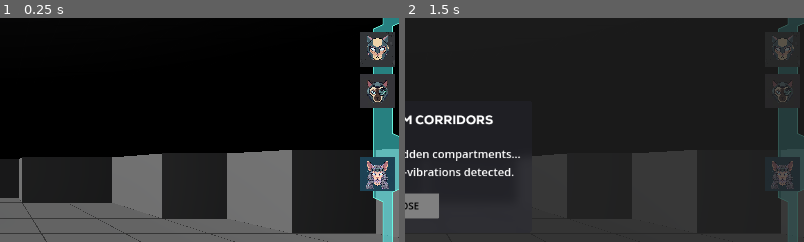
Above: before the commit, frames 1-2 (left to right).
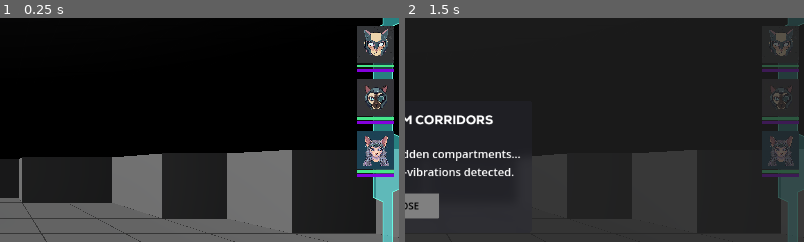
Above: after the commit, the same moments.

Repository: huement/cotu
Game: Godot game, scene res://Scenes/world.tscn
Same seed, same stepped clock (60 frames per second), same inputs: the game is played once before the commit and once after it.
Inputs (mouse positions are % of the whole screen's width and height, from its top left):
- Up to frame 1 (0.25 s): no input
- Up to frame 2 (1.5 s): click (3, 94) at 0.5 s; click (9, 94) at 1.25 s
The pictures show only the part of the screen within x 50-100%, y 17-67%; the shares and areas given below are measured in that part.

The runs differ from the first frame. In frame 1, 4.9% of the frame differs, in the area x 89-99%, y 3-78%; in frame 2, 2.2%.

Commit message:
fix: fixes to ui across world + battle mode. UI is now correctly showing progress bars

Diff:
--- a/Scenes/UI/BattleHUD.tscn
+++ b/Scenes/UI/BattleHUD.tscn
@@ -139,15 +139,24 @@
 theme_override_constants/separation = 10
 
 [node name="Party0" parent="PartyLeft" instance=ExtResource("7_s15b2")]
-layout_mode = 2
+custom_minimum_size = Vector2(78, 102)
+layout_mode = 2
+portrait_size = Vector2(78, 78)
+bar_height = 8.0
 
 [node name="Party1" parent="PartyLeft" instance=ExtResource("7_s15b2")]
+custom_minimum_size = Vector2(78, 102)
 layout_mode = 2
 slot_index = 1
+portrait_size = Vector2(78, 78)
+bar_height = 8.0
 
 [node name="Party2" parent="PartyLeft" instance=ExtResource("7_s15b2")]
+custom_minimum_size = Vector2(78, 102)
 layout_mode = 2
 slot_index = 2
+portrait_size = Vector2(78, 78)
+bar_height = 8.0
 
 [node name="PartyRight" type="VBoxContainer" parent="."]
 unique_name_in_owner = true
@@ -165,16 +174,25 @@
 theme_override_constants/separation = 10
 
 [node name="Party3" parent="PartyRight" instance=ExtResource("7_s15b2")]
+custom_minimum_size = Vector2(78, 102)
 layout_mode = 2
 slot_index = 3
+portrait_size = Vector2(78, 78)
+bar_height = 8.0
 
 [node name="Party4" parent="PartyRight" instance=ExtResource("7_s15b2")]
+custom_minimum_size = Vector2(78, 102)
 layout_mode = 2
 slot_index = 4
+portrait_size = Vector2(78, 78)
+bar_height = 8.0
 
 [node name="Party5" parent="PartyRight" instance=ExtResource("7_s15b2")]
+custom_minimum_size = Vector2(78, 102)
 layout_mode = 2
 slot_index = 5
+portrait_size = Vector2(78, 78)
+bar_height = 8.0
 
 [node name="ActionBar" type="HBoxContainer" parent="."]
 layout_mode = 1
--- a/Scenes/UI/PartySlotPortrait.tscn
+++ b/Scenes/UI/PartySlotPortrait.tscn
@@ -1,58 +1,77 @@
-[gd_scene load_steps=5 format=3 uid="uid://yo001sb3lbfp"]
+[gd_scene load_steps=7 format=3 uid="uid://yo001sb3lbfp"]
 
 [ext_resource type="Script" uid="uid://cjuypfilihv7d" path="res://Scripts/UI/party_slot_portrait.gd" id="1_ux4tg"]
 [ext_resource type="Texture2D" uid="uid://ckuqgesrygqgq" path="res://ui/BATTLE/portraitFrame.png" id="2_eysv2"]
 
 [sub_resource type="StyleBoxFlat" id="StyleBoxFlat_ux4tg"]
-bg_color = Color(0.15487596, 0.154876, 0.15487596, 1)
+bg_color = Color(0.154876, 0.154876, 0.154876, 1)
+
+[sub_resource type="StyleBoxFlat" id="StyleBoxFlat_5i4px"]
+bg_color = Color(0.2754111, 0.9034853, 0.53732586, 1)
+
+[sub_resource type="StyleBoxFlat" id="StyleBoxFlat_5ne87"]
+bg_color = Color(0.5176471, 0, 0.8666667, 1)
 
 [sub_resource type="StyleBoxFlat" id="StyleBoxFlat_eysv2"]
-bg_color = Color(0.2754111, 0.9034853, 0.53732586, 1)
+bg_color = Color(0.1254902, 0.7764706, 0.972549, 1)
 
 [node name="PartySlotPortrait" type="PanelContainer"]
 clip_contents = true
-custom_minimum_size = Vector2(76, 90)
+custom_minimum_size = Vector2(48, 60)
+offset_right = 48.0
+offset_bottom = 66.0
 script = ExtResource("1_ux4tg")
 
-[node name="VBoxContainer" type="VBoxContainer" parent="."]
+[node name="ContentVBox" type="VBoxContainer" parent="."]
+unique_name_in_owner = true
+custom_minimum_size = Vector2(48, 0)
 layout_mode = 2
+theme_override_constants/separation = 2
 
-[node name="PortraitFrame" type="TextureRect" parent="VBoxContainer"]
+[node name="PortraitFrame" type="TextureRect" parent="ContentVBox"]
+unique_name_in_owner = true
+custom_minimum_size = Vector2(48, 48)
 layout_mode = 2
+size_flags_horizontal = 0
+size_flags_vertical = 0
 texture = ExtResource("2_eysv2")
-
-[node name="PortraitTexture" type="TextureRect" parent="VBoxContainer/PortraitFrame"]
-unique_name_in_owner = true
-custom_minimum_size = Vector2(76, 76)
-layout_mode = 0
-offset_right = 40.0
-offset_bottom = 40.0
 expand_mode = 1
 stretch_mode = 5
 
-[node name="HPBar" type="ProgressBar" parent="VBoxContainer"]
+[node name="PortraitTexture" type="TextureRect" parent="ContentVBox/PortraitFrame"]
 unique_name_in_owner = true
-custom_minimum_size = Vector2(0, 15)
+layout_mode = 1
+anchors_preset = 15
+anchor_right = 1.0
+anchor_bottom = 1.0
+grow_horizontal = 2
+grow_vertical = 2
+expand_mode = 1
+stretch_mode = 5
+
+[node name="HPBar" type="ProgressBar" parent="ContentVBox"]
+unique_name_in_owner = true
+custom_minimum_size = Vector2(48, 4)
+layout_mode = 2
+theme_override_font_sizes/font_size = 10
+theme_override_styles/background = SubResource("StyleBoxFlat_ux4tg")
+theme_override_styles/fill = SubResource("StyleBoxFlat_5i4px")
+show_percentage = false
+
+[node name="MPBar" type="ProgressBar" parent="ContentVBox"]
+unique_name_in_owner = true
+custom_minimum_size = Vector2(48, 4)
+layout_mode = 2
+theme_override_font_sizes/font_size = 10
+theme_override_styles/background = SubResource("StyleBoxFlat_ux4tg")
+theme_override_styles/fill = SubResource("StyleBoxFlat_5ne87")
+show_percentage = false
+
+[node name="ATBBar" type="ProgressBar" parent="ContentVBox"]
+unique_name_in_owner = true
+custom_minimum_size = Vector2(48, 4)
 layout_mode = 2
 theme_override_font_sizes/font_size = 10
 theme_override_styles/background = SubResource("StyleBoxFlat_ux4tg")
 theme_override_styles/fill = SubResource("StyleBoxFlat_eysv2")
 show_percentage = false
-
-[node name="MPBar" type="ProgressBar" parent="VBoxContainer"]
-unique_name_in_owner = true
-custom_minimum_size = Vector2(0, 15)
-layout_mode = 2
-theme_override_font_sizes/font_size = 10
-theme_override_styles/background = SubResource("StyleBoxFlat_ux4tg")
-theme_override_styles/fill = SubResource("StyleBoxFlat_eysv2")
-show_percentage = false
-
-[node name="ATBBar" type="ProgressBar" parent="VBoxContainer"]
-unique_name_in_owner = true
-custom_minimum_size = Vector2(0, 15)
-layout_mode = 2
-theme_override_font_sizes/font_size = 10
-theme_override_styles/background = SubResource("StyleBoxFlat_ux4tg")
-theme_override_styles/fill = SubResource("StyleBoxFlat_eysv2")
-show_percentage = false
--- a/Scenes/world.tscn
+++ b/Scenes/world.tscn
@@ -6,9 +6,9 @@
 [ext_resource type="Texture2D" uid="uid://dn0f5ac8pbppq" path="res://ui/HUD/sidebar.png" id="2_ikia7"]
 [ext_resource type="Texture2D" uid="uid://ccjl04lnxg00i" path="res://ui/HUD/topbar.png" id="3_7yui6"]
 [ext_resource type="Texture2D" uid="uid://btil8atds3nsj" path="res://ui/minimap-indicator.png" id="3_o06y3"]
+[ext_resource type="PackedScene" uid="uid://yo001sb3lbfp" path="res://Scenes/UI/PartySlotPortrait.tscn" id="4_i4fjy"]
 [ext_resource type="Texture2D" uid="uid://6q4bmnpuwq3m" path="res://ui/HUD/minimap_bg_sm.png" id="4_ikia7"]
 [ext_resource type="Texture2D" uid="uid://dte7juxkf8grr" path="res://ui/HUD/search-btn.png" id="4_t2t4p"]
-[ext_resource type="Script" uid="uid://b0jehqupuhf2c" path="res://Scripts/slot_portrait.gd" id="4_yq1aw"]
 [ext_resource type="Texture2D" uid="uid://dfx0p2jk0ynh3" path="res://ui/HUD/search-hover.png" id="5_0pcbe"]
 [ext_resource type="PackedScene" uid="uid://day7k6mxl84p1" path="res://Scenes/dungeon_map.tscn" id="5_5ukr8"]
 [ext_resource type="Script" uid="uid://cbry5h6ur7nue" path="res://Scripts/MapManager.gd" id="5_fo5ed"]
@@ -67,71 +67,75 @@
 [node name="RightSidebarAnchor" type="Control" parent="HUD/MainHUDLayout"]
 unique_name_in_owner = true
 anchors_preset = 0
-offset_left = 1096.0
-offset_top = 130.0
+offset_left = 1064.0
+offset_top = 86.0
 offset_right = 1146.0
-offset_bottom = 486.0
+offset_bottom = 641.0
 
 [node name="PartyContainer" type="VBoxContainer" parent="HUD/MainHUDLayout/RightSidebarAnchor"]
 unique_name_in_owner = true
-layout_mode = 0
-offset_right = 50.0
-offset_bottom = 333.0
+layout_mode = 1
+anchors_preset = -1
+anchor_left = 0.34100002
+anchor_top = 0.063
+anchor_right = 0.34100002
+anchor_bottom = 0.063
+offset_left = 0.0379982
+offset_top = 0.034999847
+offset_right = 54.038
+offset_bottom = 520.035
 theme_override_constants/separation = 10
 
-[node name="Slot0_Portrait" type="TextureRect" parent="HUD/MainHUDLayout/RightSidebarAnchor/PartyContainer"]
-unique_name_in_owner = true
-texture_filter = 1
-custom_minimum_size = Vector2(50, 50)
-layout_mode = 2
-expand_mode = 1
-stretch_mode = 5
-script = ExtResource("4_yq1aw")
-
-[node name="Slot1_Portrait" type="TextureRect" parent="HUD/MainHUDLayout/RightSidebarAnchor/PartyContainer"]
-unique_name_in_owner = true
-texture_filter = 1
-custom_minimum_size = Vector2(50, 50)
-layout_mode = 2
-expand_mode = 1
-stretch_mode = 5
-script = ExtResource("4_yq1aw")
-
-[node name="Slot2_Portrait" type="TextureRect" parent="HUD/MainHUDLayout/RightSidebarAnchor/PartyContainer"]
-unique_name_in_owner = true
-texture_filter = 1
-custom_minimum_size = Vector2(50, 50)
-layout_mode = 2
-expand_mode = 1
-stretch_mode = 5
-script = ExtResource("4_yq1aw")
-
-[node name="Slot3_Portrait" type="TextureRect" parent="HUD/MainHUDLayout/RightSidebarAnchor/PartyContainer"]
-unique_name_in_owner = true
-texture_filter = 1
-custom_minimum_size = Vector2(50, 50)
-layout_mode = 2
-expand_mode = 1
-stretch_mode = 5
-script = ExtResource("4_yq1aw")
-
-[node name="Slot4_Portrait" type="TextureRect" parent="HUD/MainHUDLayout/RightSidebarAnchor/PartyContainer"]
-unique_name_in_owner = true
-texture_filter = 1
-custom_minimum_size = Vector2(50, 50)
-layout_mode = 2
-expand_mode = 1
-stretch_mode = 5
-script = ExtResource("4_yq1aw")
-
-[node name="Slot5_Portrait" type="TextureRect" parent="HUD/MainHUDLayout/RightSidebarAnchor/PartyContainer"]
-unique_name_in_owner = true
-texture_filter = 1
-custom_minimum_size = Vector2(50, 50)
-layout_mode = 2
-expand_mode = 1
-stretch_mode = 5
-script = ExtResource("4_yq1aw")
+[node name="Slot0_Portrait" parent="HUD/MainHUDLayout/RightSidebarAnchor/PartyContainer" instance=ExtResource("4_i4fjy")]
+unique_name_in_owner = true
+custom_minimum_size = Vector2(54, 62)
+layout_mode = 2
+portrait_size = Vector2(54, 54)
+show_atb_bar = false
+
+[node name="Slot1_Portrait" parent="HUD/MainHUDLayout/RightSidebarAnchor/PartyContainer" instance=ExtResource("4_i4fjy")]
+unique_name_in_owner = true
+custom_minimum_size = Vector2(54, 62)
+layout_mode = 2
+slot_index = 1
+portrait_size = Vector2(54, 54)
+show_atb_bar = false
+
+[node name="Slot2_Portrait" parent="HUD/MainHUDLayout/RightSidebarAnchor/PartyContainer" instance=ExtResource("4_i4fjy")]
+unique_name_in_owner = true
+custom_minimum_size = Vector2(54, 62)
+layout_mode = 2
+slot_index = 2
+portrait_size = Vector2(54, 54)
+show_atb_bar = false
+
+[node name="Slot3_Portrait" parent="HUD/MainHUDLayout/RightSidebarAnchor/PartyContainer" instance=ExtResource("4_i4fjy")]
+unique_name_in_owner = true
+custom_minimum_size = Vector2(54, 62)
+layout_mode = 2
+slot_index = 3
+portrait_size = Vector2(54, 54)
+show_atb_bar = false
+
+[node name="Slot4_Portrait" parent="HUD/MainHUDLayout/RightSidebarAnchor/PartyContainer" instance=ExtResource("4_i4fjy")]
+unique_name_in_owner = true
+custom_minimum_size = Vector2(54, 62)
+layout_mode = 2
+size_flags_horizontal = 0
+size_flags_vertical = 0
+slot_index = 4
+portrait_size = Vector2(54, 54)
+show_atb_bar = false
+
+[node name="Slot5_Portrait" parent="HUD/MainHUDLayout/RightSidebarAnchor/PartyContainer" instance=ExtResource("4_i4fjy")]
+unique_name_in_owner = true
+custom_minimum_size = Vector2(54, 62)
+layout_mode = 2
+size_flags_horizontal = 0
+size_flags_vertical = 0
+slot_index = 5
+portrait_size = Vector2(54, 54)
+show_atb_bar = false
 
 [node name="ActionBarAnchor" type="Control" parent="HUD/MainHUDLayout"]
 unique_name_in_owner = true
--- a/Scripts/UI/party_slot_portrait.gd
+++ b/Scripts/UI/party_slot_portrait.gd
@@ -1,24 +1,105 @@
-# res://Scripts/UI/party_slot_portrait.gd
+@tool
 class_name PartySlotPortrait
 extends Control
 
+# ==============================================================================
+# 1. EXPORTED CONFIGURATION
+# ==============================================================================
 @export var slot_index: int = 0
-@export var slot_size: Vector2 = Vector2(76.0, 76.0)
 
+@export_group("Layout & Dimensions")
+## Target pixel dimensions for the cat portrait image frame
+@export var portrait_size: Vector2 = Vector2(48.0, 48.0):
+	set(value):
+		portrait_size = value
+		_apply_layout_settings()
+
+## Vertical thickness (in pixels) for status bars
+@export var bar_height: float = 4.0:
+	set(value):
+		bar_height = value
+		_apply_layout_settings()
+
+@export_group("Feature Toggles")
+@export var show_atb_bar: bool = true:
+	set(value):
+		show_atb_bar = value
+		_apply_layout_settings()
+
+@export var show_mp_bar: bool = true:
+	set(value):
+		show_mp_bar = value
+		_apply_layout_settings()
+
+
+# ==============================================================================
+# 2. NODE REFERENCES (% SceneUniqueNodes)
+# ==============================================================================
+@onready var content_vbox: VBoxContainer = %ContentVBox as VBoxContainer
+@onready var portrait_frame: TextureRect = %PortraitFrame as TextureRect
 @onready var portrait_texture: TextureRect = %PortraitTexture as TextureRect
 @onready var hp_bar: ProgressBar = %HPBar as ProgressBar
 @onready var mp_bar: ProgressBar = %MPBar as ProgressBar
 @onready var atb_bar: ProgressBar = %ATBBar as ProgressBar
 
-var bound_character: CatCharacter = null
 
+# ==============================================================================
+# 3. DYNAMIC SIZING & LAYOUT
+# ==============================================================================
 func _ready() -> void:
-	_configure_texture_scaling()
+	_apply_layout_settings()
 
-	if hp_bar: hp_bar.show_percentage = false
-	if mp_bar: mp_bar.show_percentage = false
-	if atb_bar: atb_bar.show_percentage = false
+	if not Engine.is_editor_hint():
+		_connect_signal_listeners()
 
+## Dynamically resizes frame, portrait, and status bars to matching widths
+func _apply_layout_settings() -> void:
+	# Tool-safe lookups prevent null errors in Editor Viewport
+	var vbox: VBoxContainer = content_vbox if content_vbox else get_node_or_null("%ContentVBox") as VBoxContainer
+	var frame_node: TextureRect = portrait_frame if portrait_frame else get_node_or_null("%PortraitFrame") as TextureRect
+	var p_rect: TextureRect = portrait_texture if portrait_texture else get_node_or_null("%PortraitTexture") as TextureRect
+	var h_bar: ProgressBar = hp_bar if hp_bar else get_node_or_null("%HPBar") as ProgressBar
+	var m_bar: ProgressBar = mp_bar if mp_bar else get_node_or_null("%MPBar") as ProgressBar
+	var a_bar: ProgressBar = atb_bar if atb_bar else get_node_or_null("%ATBBar") as ProgressBar
+
+	# 1. Size Background Frame & Cat Portrait
+	if frame_node:
+		frame_node.expand_mode = TextureRect.EXPAND_IGNORE_SIZE
+		frame_node.stretch_mode = TextureRect.STRETCH_KEEP_ASPECT_CENTERED
+		frame_node.custom_minimum_size = portrait_size
+
+	if p_rect:
+		p_rect.expand_mode = TextureRect.EXPAND_IGNORE_SIZE
+		p_rect.stretch_mode = TextureRect.STRETCH_KEEP_ASPECT_CENTERED
+
+	# 2. Size Status Bars (Width locks strictly to portrait_size.x)
+	if h_bar:
+		h_bar.show_percentage = false
+		h_bar.custom_minimum_size = Vector2(portrait_size.x, bar_height)
+
+	if m_bar:
+		m_bar.show_percentage = false
+		m_bar.custom_minimum_size = Vector2(portrait_size.x, bar_height)
+		m_bar.visible = show_mp_bar
+
+	if a_bar:
+		a_bar.show_percentage = false
+		a_bar.custom_minimum_size = Vector2(portrait_size.x, bar_height)
+		a_bar.visible = show_atb_bar
+
+	# 3. Constrain Main VBox Container
+	if vbox:
+		vbox.custom_minimum_size = Vector2(portrait_size.x, 0.0)
+
+	# 4. Calculate total height for root Control node
+	var total_height: float = portrait_size.y + bar_height
+	if show_mp_bar: total_height += bar_height
+	if show_atb_bar: total_height += bar_height
+
+	custom_minimum_size = Vector2(portrait_size.x, total_height)
+	size = custom_minimum_size
+
+func _connect_signal_listeners() -> void:
 	var sb: Node = get_tree().root.get_node_or_null("SignalBus")
 	if sb:
 		if sb.has_signal("turn_meter_updated"):
@@ -26,56 +107,93 @@
 		if sb.has_signal("character_health_changed"):
 			sb.character_health_changed.connect(_on_character_health_changed)
 
-## Forces the TextureRect to ignore native image resolution and fit the slot
-func _configure_texture_scaling() -> void:
-	if portrait_texture:
-		portrait_texture.expand_mode = TextureRect.EXPAND_IGNORE_SIZE
-		portrait_texture.stretch_mode = TextureRect.STRETCH_KEEP_ASPECT_CENTERED
-		portrait_texture.custom_minimum_size = slot_size
-		portrait_texture.texture_filter = CanvasItem.TEXTURE_FILTER_NEAREST # Crisp pixel art rendering
 
+# ==============================================================================
+# 4. DATA BINDING & STATS
+# ==============================================================================
 func setup_slot(character: CatCharacter) -> void:
-	bound_character = character
-
-	if bound_character == null:
+	if character == null:
 		hide()
 		return
 
 	show()
-	_update_portrait_image()
-	_refresh_stats()
+	_update_portrait_image(character)
+	_refresh_stats(character)
 
-func _update_portrait_image() -> void:
-	if bound_character == null or portrait_texture == null:
+func _update_portrait_image(character: CatCharacter) -> void:
+	var p_rect: TextureRect = portrait_texture if portrait_texture else get_node_or_null("%PortraitTexture") as TextureRect
+	if p_rect == null:
 		return
 
-	if "portrait_texture" in bound_character and bound_character.portrait_texture:
-		portrait_texture.texture = bound_character.portrait_texture
-	elif "portrait_path" in bound_character and not bound_character.portrait_path.is_empty():
-		if ResourceLoader.exists(bound_character.portrait_path):
-			portrait_texture.texture = load(bound_character.portrait_path) as Texture2D
+	if "portrait_texture" in character and character.portrait_texture:
+		p_rect.texture = character.portrait_texture
+	elif "portrait_path" in character and not character.portrait_path.is_empty():
+		if ResourceLoader.exists(character.portrait_path):
+			p_rect.texture = load(character.portrait_path) as Texture2D
 	else:
 		var fallback_path: String = "res://ui/portrait.png"
 		if ResourceLoader.exists(fallback_path):
-			portrait_texture.texture = load(fallback_path) as Texture2D
+			p_rect.texture = load(fallback_path) as Texture2D
 
-func _refresh_stats() -> void:
-	if bound_character == null:
+# Updates The Portrait Progress Bars!
+func _refresh_stats(character: CatCharacter) -> void:
+	var h_bar: ProgressBar = hp_bar if hp_bar else get_node_or_null("%HPBar") as ProgressBar
+	var m_bar: ProgressBar = mp_bar if mp_bar else get_node_or_null("%MPBar") as ProgressBar
+
+	if character == null:
 		return
 
-	if hp_bar and "max_health" in bound_character and "current_health" in bound_character:
-		hp_bar.max_value = bound_character.max_health
-		hp_bar.value = bound_character.current_health
+	# 1. Resolve Health Values (Matches CatCharacter.gd)
+	var hp_val: int = 0
+	var max_hp_val: int = 10
 
-	if mp_bar and "max_mana" in bound_character and "current_mana" in bound_character:
-		mp_bar.max_value = bound_character.max_mana
-		mp_bar.value = bound_character.current_mana
+	if "current_hp" in character:
+		hp_val = character.current_hp
+	elif "current_health" in character:
+		hp_val = character.current_health
 
+	if "max_hp" in character:
+		max_hp_val = character.max_hp
+	elif "max_health" in character:
+		max_hp_val = character.max_health
+
+	# 2. Assign Health Bar
+	if h_bar:
+		h_bar.min_value = 0
+		h_bar.max_value = max(1, max_hp_val)
+		h_bar.value = hp_val
+
+	# 3. Resolve Energy/Mana Values (Matches CatCharacter.gd)
+	var energy_val: int = 0
+	var max_energy_val: int = 10
+
+	if "current_energy" in character:
+		energy_val = character.current_energy
+	elif "current_mana" in character:
+		energy_val = character.current_mana
+
+	if "max_energy" in character:
+		max_energy_val = character.max_energy
+	elif "max_mana" in character:
+		max_energy_val = character.max_mana # Fixed target variable name
+
+	# 4. Assign Energy/Mana Bar
+	if m_bar:
+		m_bar.min_value = 0
+		m_bar.max_value = max(1, max_energy_val)
+		m_bar.value = energy_val
+
+
+# ==============================================================================
+# 5. SIGNAL CALLBACKS
+# ==============================================================================
 func _on_character_health_changed(target_slot: int, current_hp: int) -> void:
-	if target_slot == slot_index and hp_bar:
+	var h_bar: ProgressBar = hp_bar if hp_bar else get_node_or_null("%HPBar") as ProgressBar
+	if target_slot == slot_index and h_bar:
 		var tween: Tween = create_tween()
-		tween.tween_property(hp_bar, "value", current_hp, 0.2)
+		tween.tween_property(h_bar, "value", current_hp, 0.2)
 
 func _on_turn_meter_updated(combatant_id: String, percent: float) -> void:
-	if combatant_id == "party_slot_%d" % slot_index and atb_bar:
-		atb_bar.value = percent * atb_bar.max_value
+	var a_bar: ProgressBar = atb_bar if atb_bar else get_node_or_null("%ATBBar") as ProgressBar
+	if show_atb_bar and combatant_id == "party_slot_%d" % slot_index and a_bar:
+		a_bar.value = percent * a_bar.max_value
--- a/Scripts/hud.gd
+++ b/Scripts/hud.gd
@@ -23,13 +23,13 @@
 @onready var player: Node3D = get_node("../Player") as Node3D
 
 # 🎯 PORTRAIT MATRIX MAP: 6-Slot Exploration Party Portraits
-@onready var portrait_slots: Array[TextureRect] = [
-	%Slot0_Portrait as TextureRect,
-	%Slot1_Portrait as TextureRect,
-	%Slot2_Portrait as TextureRect,
-	%Slot3_Portrait as TextureRect,
-	%Slot4_Portrait as TextureRect,
-	%Slot5_Portrait as TextureRect
+@onready var portrait_slots: Array[PartySlotPortrait] = [
+	%Slot0_Portrait as PartySlotPortrait,
+	%Slot1_Portrait as PartySlotPortrait,
+	%Slot2_Portrait as PartySlotPortrait,
+	%Slot3_Portrait as PartySlotPortrait,
+	%Slot4_Portrait as PartySlotPortrait,
+	%Slot5_Portrait as PartySlotPortrait
 ]
 
 
@@ -136,14 +136,21 @@
 # ==============================================================================
 # 5. PARTY ROSTER & PORTRAIT MANAGEMENT
 # ==============================================================================
+## Binds GUI input events directly to each PartySlotPortrait component
 func _setup_portrait_click_listeners() -> void:
 	for i in range(portrait_slots.size()):
-		var slot_rect: TextureRect = portrait_slots[i]
-		if slot_rect:
-			slot_rect.mouse_filter = Control.MOUSE_FILTER_STOP
+		# Updated type from TextureRect to PartySlotPortrait (Control)
+		var slot_component: PartySlotPortrait = portrait_slots[i]
+
+		if slot_component:
+			# Ensure the slot container catches mouse clicks
+			slot_component.mouse_filter = Control.MOUSE_FILTER_STOP
+
+			# Cleanly bind the slot index `i` to our handler method
 			var click_callable: Callable = _on_portrait_gui_input.bind(i)
-			if not slot_rect.gui_input.is_connected(click_callable):
-				slot_rect.gui_input.connect(click_callable)
+
+			if not slot_component.gui_input.is_connected(click_callable):
+				slot_component.gui_input.connect(click_callable)
 
 func _on_portrait_gui_input(event: InputEvent, slot_index: int) -> void:
 	if event is InputEventMouseButton and event.button_index == MOUSE_BUTTON_LEFT and event.pressed:
@@ -153,23 +160,21 @@
 				if sb and sb.has_signal("portrait_clicked"):
 					sb.portrait_clicked.emit(slot_index)
 
+## Reads incoming roster resources and delegates rendering directly to component slots
 func _update_party_portraits(active_slots: Array) -> void:
-	var fallback_image_path: String = "res://ui/portrait.png"
-
 	for i in range(6):
-		if i >= active_slots.size() or active_slots[i] == null:
-			if portrait_slots[i]: portrait_slots[i].texture = null
+		# 1. Null Guard: Verify the UI slot component exists in the scene tree
+		if i >= portrait_slots.size() or portrait_slots[i] == null:
 			continue
 
-		var cat: CatCharacter = active_slots[i] as CatCharacter
-		if cat:
-			if "portrait_path" in cat and not cat.portrait_path.is_empty() and ResourceLoader.exists(cat.portrait_path):
-				portrait_slots[i].texture = load(cat.portrait_path) as Texture
-			elif "portrait_texture" in cat and cat.portrait_texture:
-				portrait_slots[i].texture = cat.portrait_texture
-			elif ResourceLoader.exists(fallback_image_path):
-				portrait_slots[i].texture = load(fallback_image_path) as Texture
-
+		# 2. Safely resolve the CatCharacter resource
+		var cat: CatCharacter = null
+		if i < active_slots.size() and active_slots[i] is CatCharacter:
+			cat = active_slots[i] as CatCharacter
+
+		# 3. Delegate to the PartySlotPortrait component
+		if portrait_slots[i].has_method("setup_slot"):
+			portrait_slots[i].setup_slot(cat)
 
 # ==============================================================================
 # 6. HELPER & DEBUG TESTING
--- a/resources/CatCharacter.gd
+++ b/resources/CatCharacter.gd
@@ -70,10 +70,8 @@
 	# For now, we'll just print a message.
 	print("Recalculating stats based on equipment...")
 
-
-
 # =============================================================================
-# 🏢 UI & SYSTEM WRAPPER PROPERTIES (Bridges requests to CharacterStats)
+# 🏢 UI & SYSTEM WRAPPER PROPERTIES
 # =============================================================================
 
 var current_hp: int:
@@ -89,6 +87,23 @@
 	set(value):
 		if stats:
 			stats.max_health = value
+
+# 🎯 ALIAS BRIDGES: Redirects health/mana queries safely to current_hp / energy
+var current_health: int:
+	get: return current_hp
+	set(value): current_hp = value
+
+var max_health: int:
+	get: return max_hp
+	set(value): max_hp = value
+
+var current_mana: int:
+	get: return current_energy
+	set(value): current_energy = value
+
+var max_mana: int:
+	get: return max_energy
+	set(value): max_energy = value
 
 # =============================================================================
 # ⚙️ LIFECYCLE INITIALIZATION METHODS
